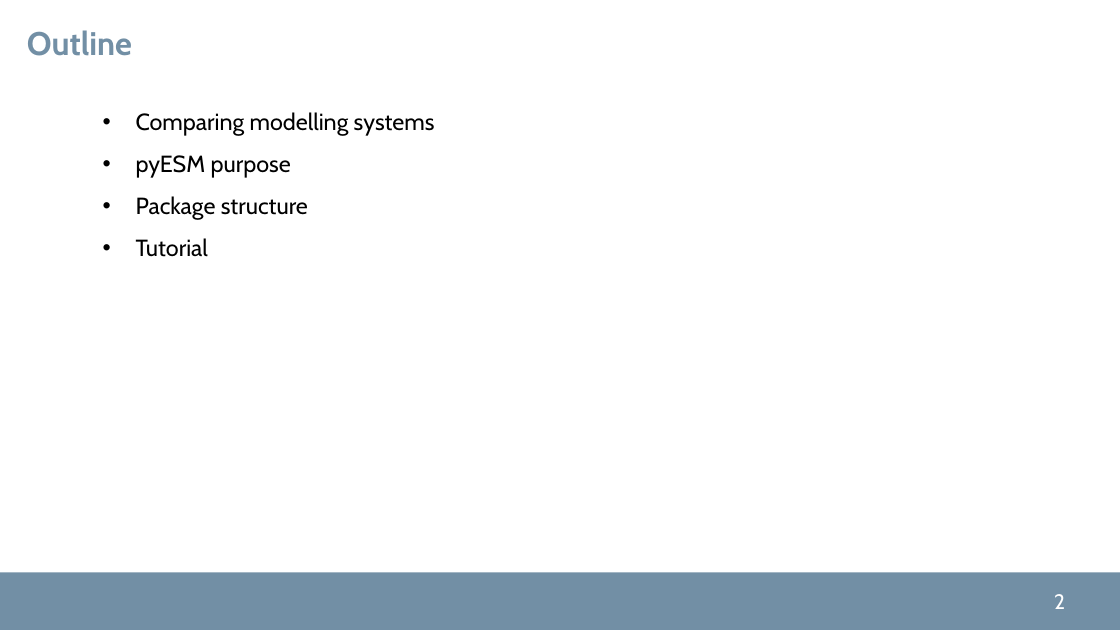
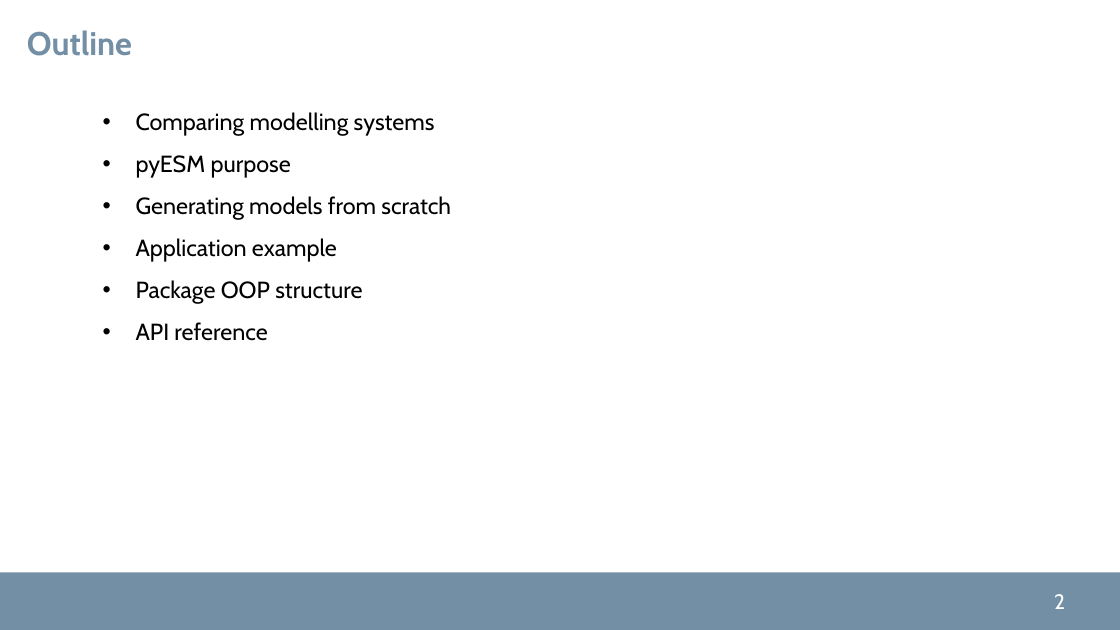
Before and after one commit to pyESM-project/pyesm, a slide deck: slide 2 of doc/pyesm.pptx. Drawn at 1120x630 pixels with LibreOffice and Linux fonts; fonts in the diff are those of the drawing; background and template pictures are left out. Boxes give left, top, right and bottom in pixels: in the first picture for what was removed or moved away, otherwise in the second. Text is boxed around its words. In the diff, an @@ line names an element or a change of style, - is before the commit and + after.

Commit message:
Advances in preparing the package ppt presentation in doc\.

```diff
--- a/doc/pyesm.pptx
+++ b/doc/pyesm.pptx
@@ text at [136,196,451,341]: text changed @@
-• Package structure
-• Tutorial
+• Generating models from scratch
+• Application example
+• Package OOP structure
+• API reference
```
Also in this commit, not shown: 6 other slides changed, 1 slide added.
